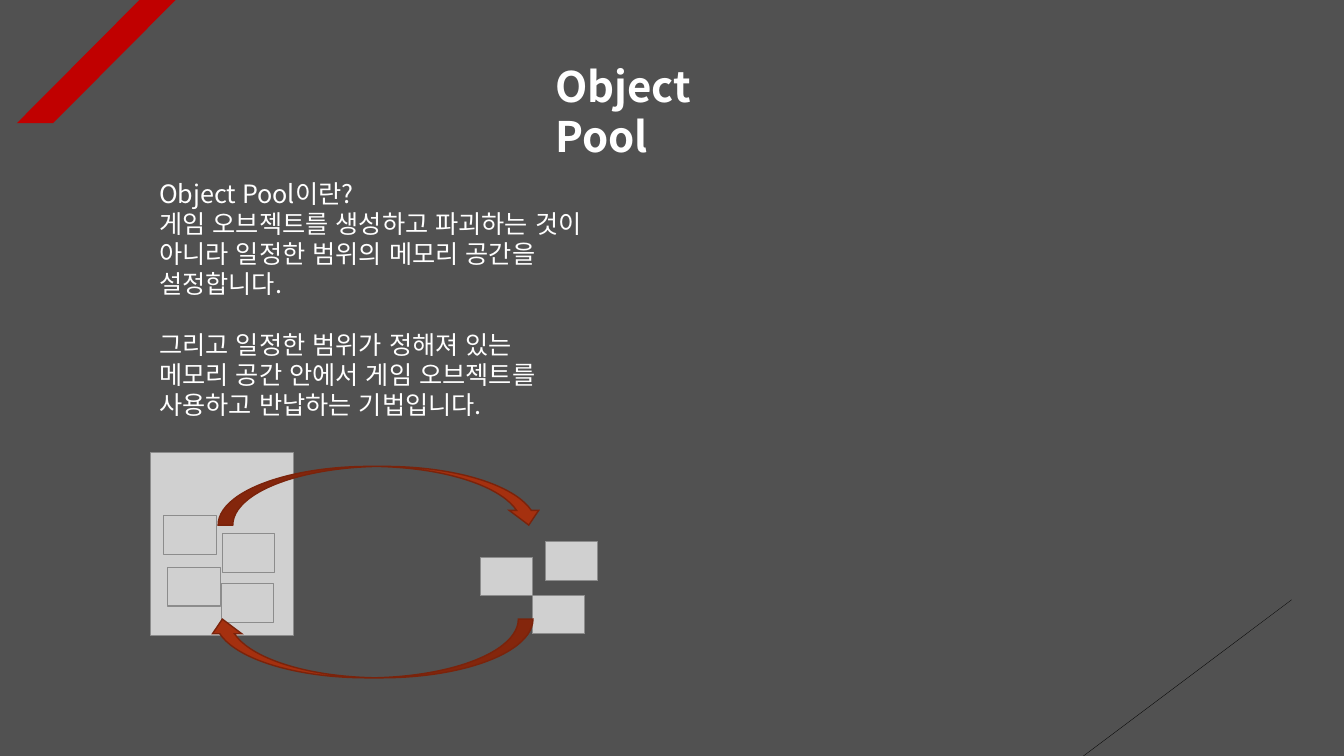
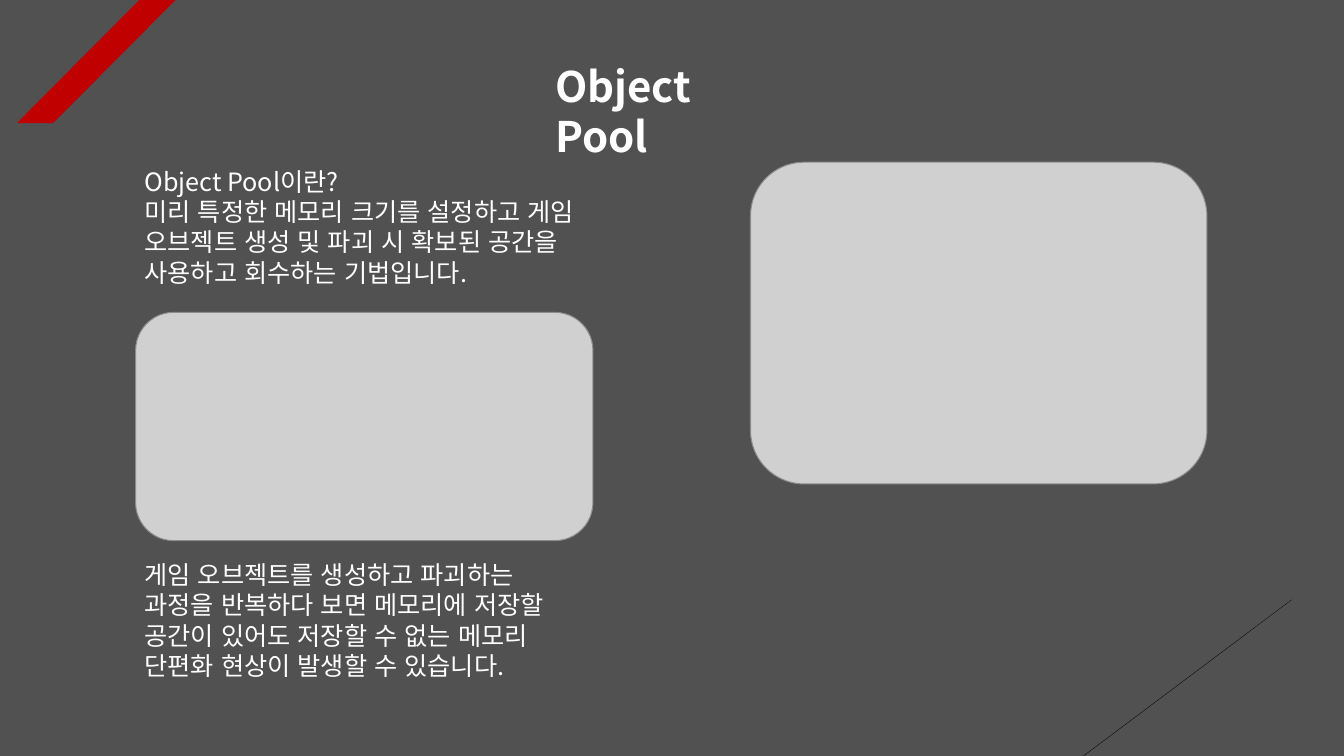
Before and after one commit to Unity2033/3D-UnityEngine, a slide deck: slide 2 of Assets/Class/Object Pooling/PPT Data/Object Pooling Example.pptx. Drawn at 1344x756 pixels with LibreOffice and Linux fonts; fonts in the diff are those of the drawing; grey boxes stand for pictures. Boxes give left, top, right and bottom in pixels: in the first picture for what was removed or moved away, otherwise in the second. Text is boxed around its words. In the diff, an @@ line names an element or a change of style, - is before the commit and + after.

Commit message:
Add Button Function Using Script
- Update object pooling PPT
  Data

- Add new tag to game object

- When creating a game object, set
  Clone to not be created

- Adding and deleting resource data

```diff
--- a/Assets/Class/Object Pooling/PPT Data/Object Pooling Example.pptx
+++ b/Assets/Class/Object Pooling/PPT Data/Object Pooling Example.pptx
@@ text "Object Pool이란?": place and size @@
-text "Object Pool이란?" at (159, 182, 581, 416)
+text "Object Pool이란?" at (145, 170, 574, 677)
@@ picture added at (751, 162, 1208, 484) @@
@@ text at (145, 195, 574, 677): text changed @@
-게임 오브젝트를 생성하고 파괴하는 것이 아니라 일정한 범위의 메모리 공간을 설정합니다.
-그리고 일정한 범위가 정해져 있는 메모리 공간 안에서 게임 오브젝트를 사용하고 반납하는 기법입니다.
+미리 특정한 메모리 크기를 설정하고 게임 오브젝트 생성 및 파괴 시 확보된 공간을 사용하고 회수하는 기법입니다.
+게임 오브젝트를 생성하고 파괴하는 과정을 반복하다 보면 메모리에 저장할 공간이 있어도 저장할 수 없는 메모리 단편화 현상이 발생할 수 있습니다.
@@ picture added at (136, 313, 594, 540) @@
@@ picture removed at (150, 453, 293, 635) @@
@@ curved down arrow removed at (218, 467, 543, 525) @@
@@ picture removed at (164, 516, 217, 555) @@
@@ picture removed at (222, 534, 274, 573) @@
@@ picture removed at (167, 568, 220, 606) @@
@@ picture removed at (480, 558, 532, 596) @@
@@ picture removed at (545, 542, 598, 581) @@
@@ picture removed at (222, 584, 274, 622) @@
@@ picture removed at (532, 596, 585, 634) @@
@@ curved down arrow removed at (208, 619, 533, 678) @@
```
Also in this commit, not shown: 1 other slide changed, 8 other files.
